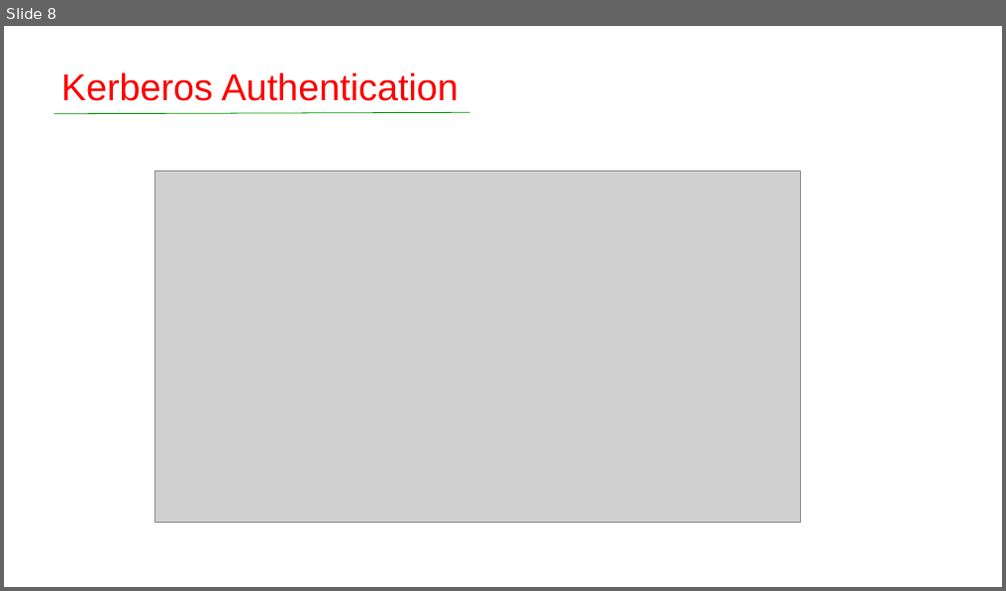
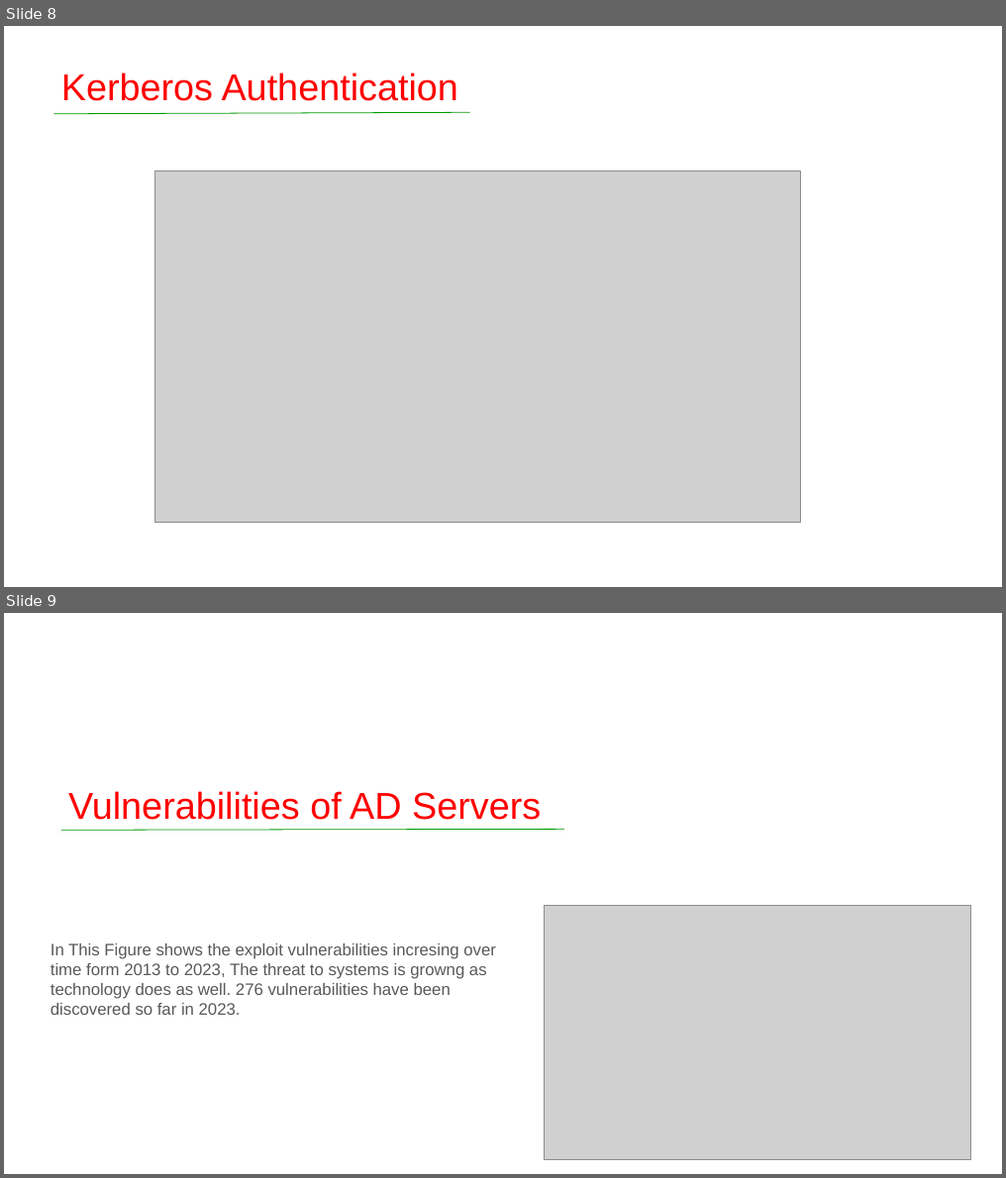
Before and after one commit to theUnixe/Active-Directory, a slide deck: Active Directory And Its Security Testing.pptx. Shown one above the other, each under a label of ours: slide 8 before the commit, slides 8 and 9 after it. The pictures are 1006x591 and 1006x1178 pixels, drawn with LibreOffice and Linux fonts; fonts in the diff are those of the drawing; grey boxes stand for pictures; background and template pictures are left out. Boxes give left, top, right and bottom in pixels: in the first picture for what was removed or moved away, otherwise in the second. Text is boxed around its words. In the diff, an @@ line names an element or a change of style, - is before the commit and + after.

```diff
--- a/Active Directory And Its Security Testing.pptx
+++ b/Active Directory And Its Security Testing.pptx
@@ slide 9 added at (4,613,1002,1174), background picture (left out) @@
@@ title added at (68,791,541,820), 36 pt, text #FF0000 @@
+Vulnerabilities of AD Servers
@@ line added from (60, 830) to (564, 830), #009900 0.75 pt @@
@@ picture added at (545,906,971,1160) @@
@@ text added at (51,944,496,1015), 16 pt, text #595959 @@
+In This Figure shows the exploit vulnerabilities incresing over time form 2013 to 2023, The threat to systems is growng as technology does as well. 276 vulnerabilities have been discovered so far in 2023.
```
Also in this commit, not shown: 6 other slides added, 1 slide removed.
